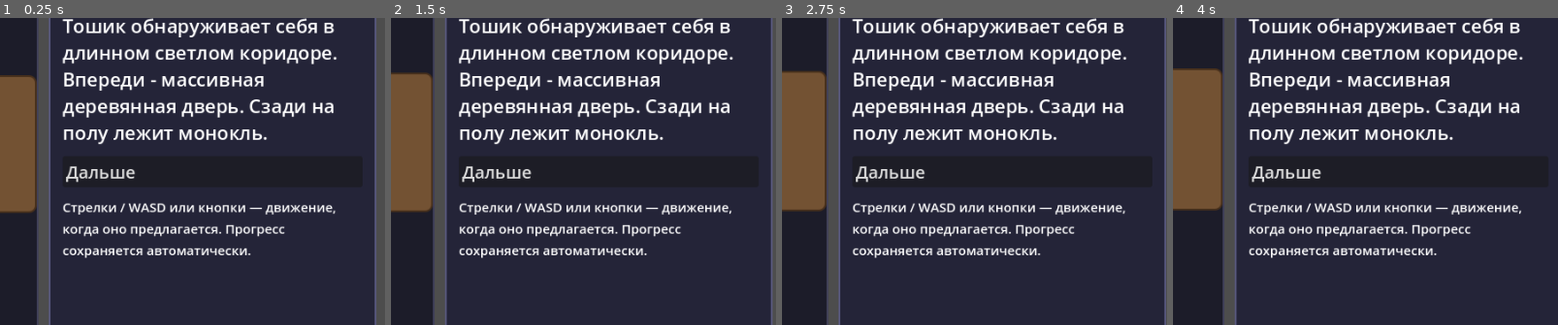
Above: before the commit, frames 1-4 (left to right).
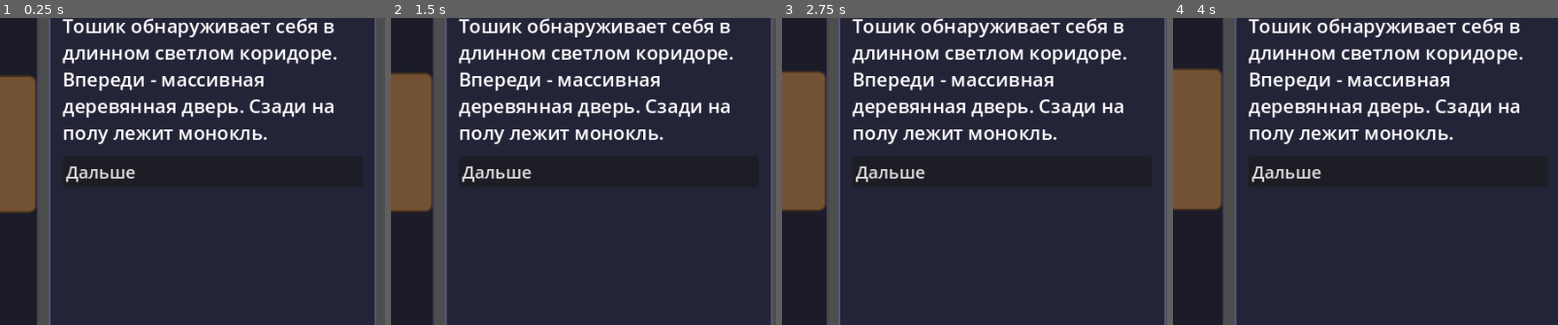
Above: after the commit, the same moments.

Repository: ssokratov/tnquest_godot
Game: Godot game, scene res://scenes/main.tscn
Same seed, same stepped clock (60 frames per second), same inputs: the game is played once before the commit and once after it.
Inputs:
- Up to frame 1 (0.25 s): no input
- Up to frame 2 (1.5 s): click "Начать заново" at 0.5 s; click "Начать заново" at 1.25 s
- Up to frame 3 (2.75 s): click "Начать заново" at 2 s
- Up to frame 4 (4 s): click "Начать заново" at 2.75 s; click "Начать заново" at 3.5 s
The pictures show only the part of the screen within x 50-100%, y 10-60%; the shares and areas given below are measured in that part.

The runs differ from the first frame. In frame 1, 3.1% of the frame differs, in the area x 16-88%, y 60-79%; in frame 2, 3.0%; in frame 3, 3.1%; in frame 4, 3.0%.

Commit message:
Remove bottom hint label; clear trapped background strips in sprites tool

Diff:
--- a/scripts/main.gd
+++ b/scripts/main.gd
@@ -44,7 +44,6 @@
 var answers_box: VBoxContainer
 var dpad_block: VBoxContainer
 var dpad_buttons := {}
-var hint_label: Label
 var modal: Control
 var modal_image: TextureRect
 var modal_text: RichTextLabel
@@ -276,12 +275,7 @@
 			dpad.add_child(button)
 			dpad_buttons[code] = button
 
-	hint_label = Label.new()
-	hint_label.text = "Стрелки / WASD или кнопки — движение, когда оно предлагается. Прогресс сохраняется автоматически."
-	hint_label.autowrap_mode = TextServer.AUTOWRAP_WORD_SMART
-	hint_label.add_theme_font_size_override("font_size", 15)
-	hint_label.size_flags_horizontal = SIZE_EXPAND_FILL
-	sidebar_box.add_child(hint_label)
+
 
 	_build_modal()
 	get_viewport().size_changed.connect(_on_viewport_resized)
@@ -350,7 +344,6 @@
 	reset_button.add_theme_font_size_override("font_size", _scaled(20))
 	dialog_label.add_theme_font_size_override("normal_font_size", _scaled(22))
 	modal_text.add_theme_font_size_override("normal_font_size", _scaled(22))
-	hint_label.add_theme_font_size_override("font_size", _scaled(15))
 	text_input.add_theme_font_size_override("font_size", _scaled(20))
 	submit_button.add_theme_font_size_override("font_size", _scaled(20))
 	feedback_label.add_theme_font_size_override("font_size", _scaled(16))
